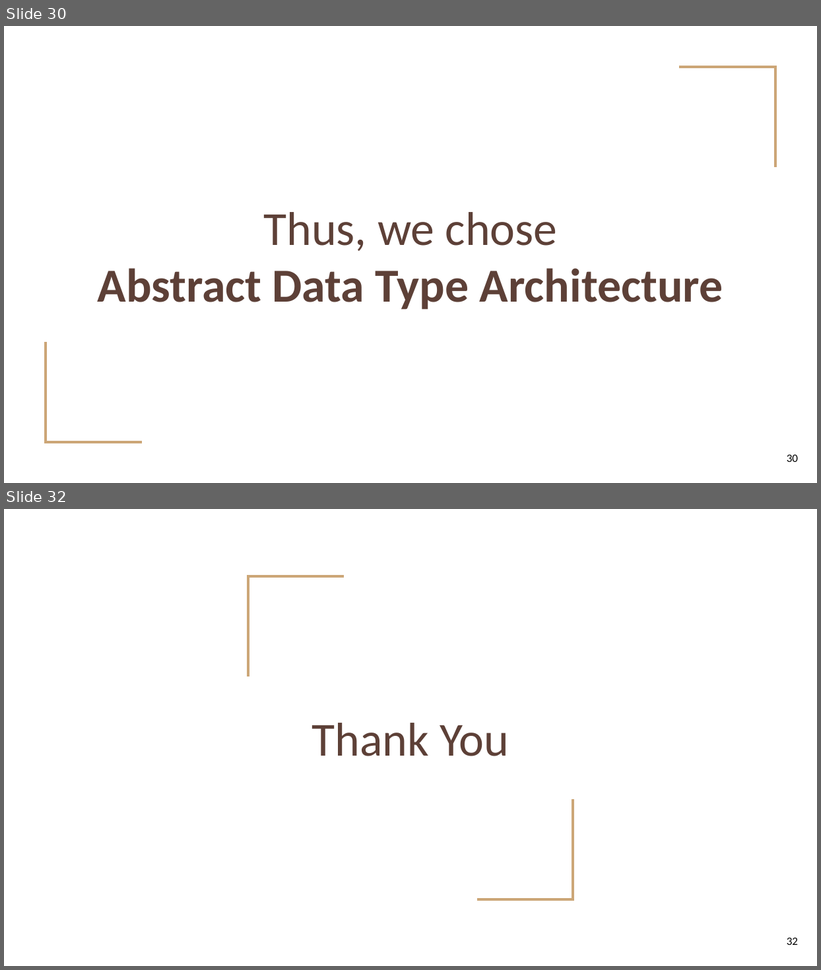
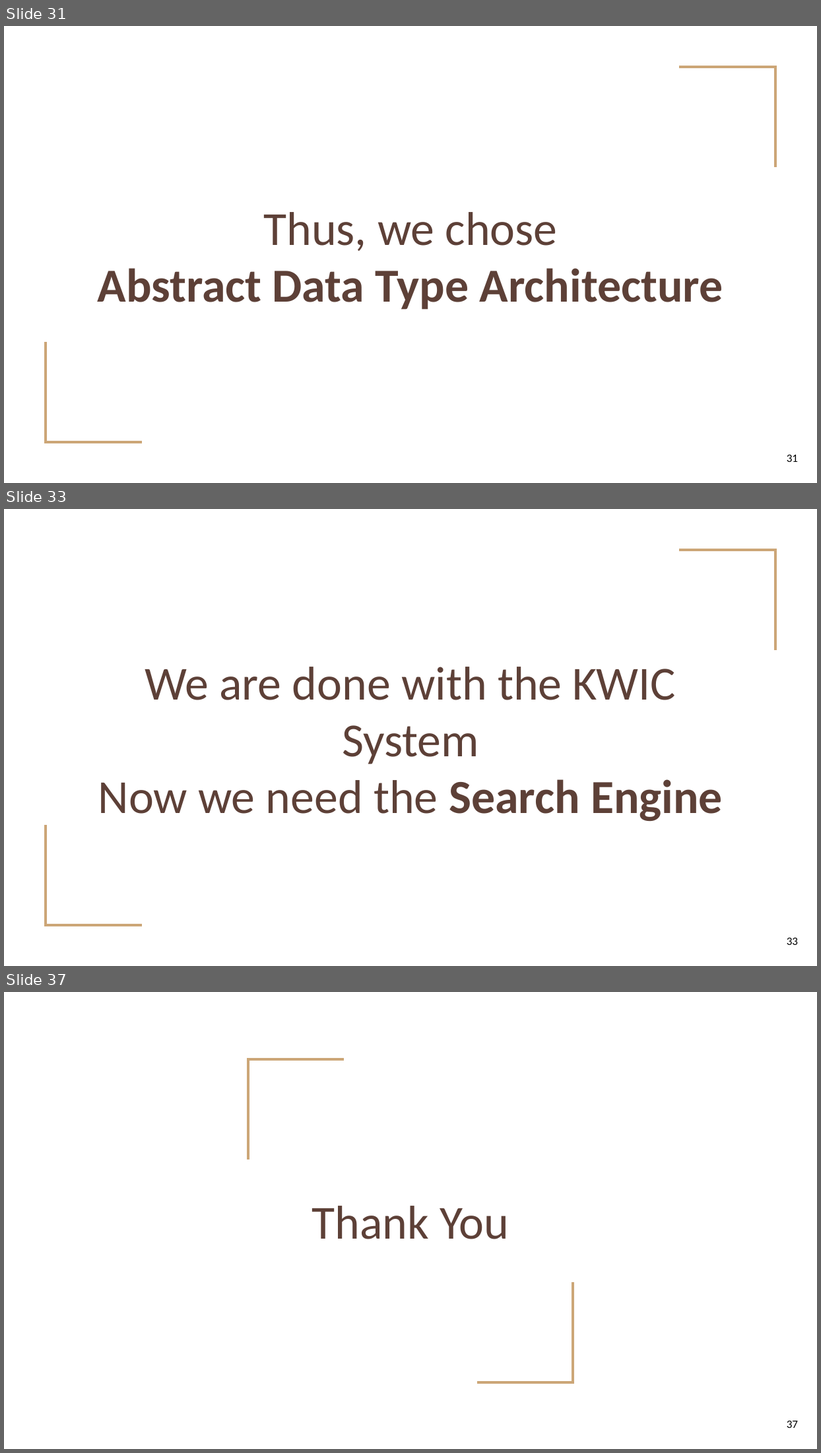
Before and after one commit to sinamoghtased/advanced-sw-prjct, a slide deck: search-engine/docs/Quickdex.pptx. Shown one above the other, each under a label of ours: slides 30 and 32 before the commit, slides 31, 33 and 37 after it; the slides between them are not shown. The pictures are 821x970 and 821x1453 pixels, drawn with LibreOffice and Linux fonts; fonts in the diff are those of the drawing. Boxes give left, top, right and bottom in pixels: in the first picture for what was removed or moved away, otherwise in the second. Text is boxed around its words. In the diff, an @@ line names an element or a change of style, - is before the commit and + after.

```diff
--- a/search-engine/docs/Quickdex.pptx
+++ b/search-engine/docs/Quickdex.pptx
@@ slide 33 added at (4,509,817,966), background #FFFFFF; not listed: 2 template elements that a slide beside it also shows @@
@@ title added at (98,667,723,821), 42 pt, text #5D4037 @@
+We are done with the KWIC System
+Now we need the Search Engine
@@ page number added at (787,938,798,945), 10 pt, text #000000 @@
+33
@@ what was slide 30 is now slide 31 @@
@@ page number at (787,455,798,462): text changed @@
-30
+31
@@ what was slide 32 is now slide 37 @@
@@ page number at (787,1421,798,1428): text changed @@
-32
+37
```
Also in this commit, not shown: 1 slide changed, 4 other slides added.
